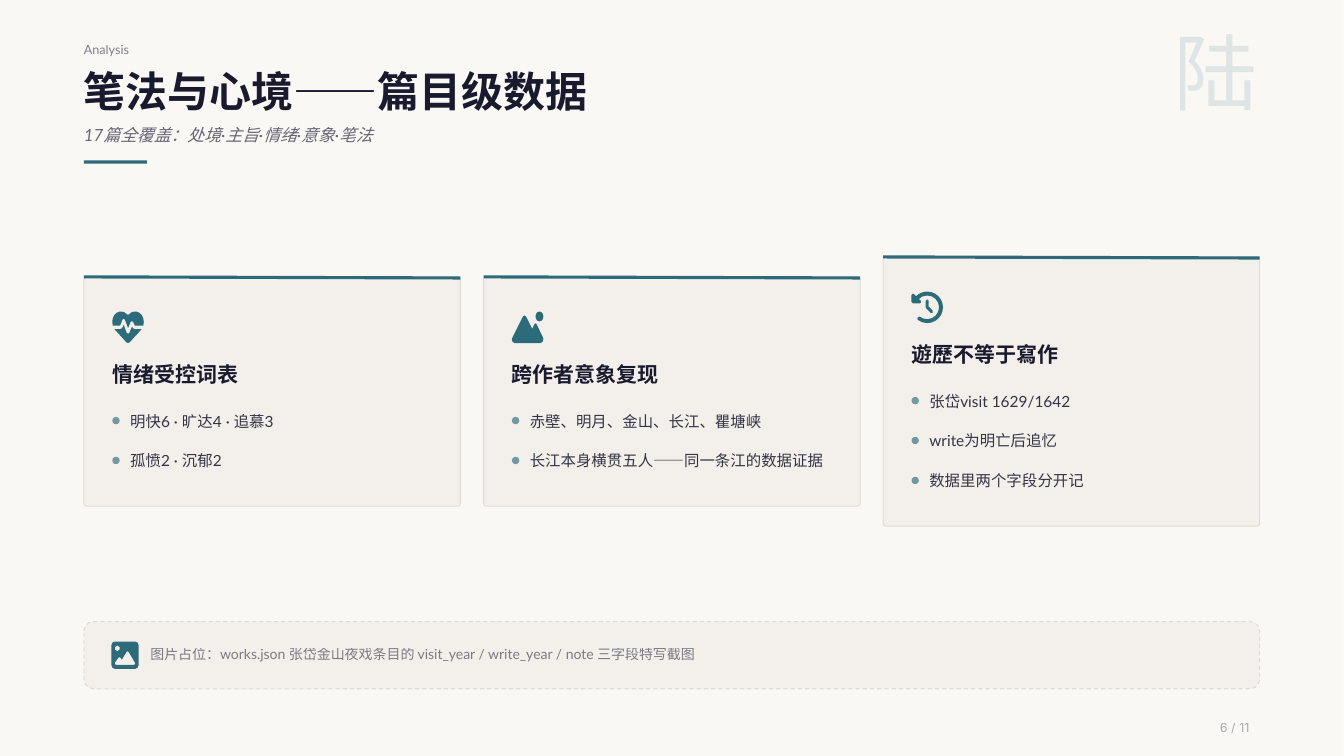
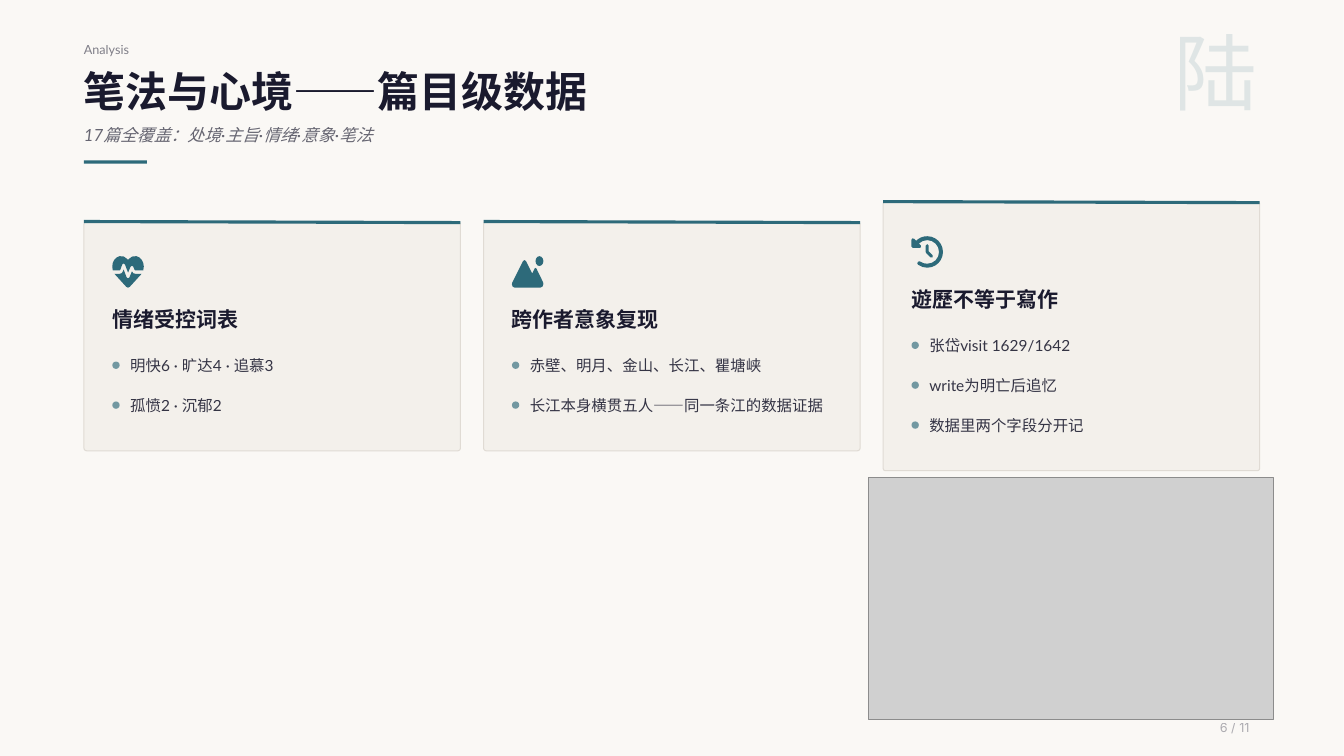
Before and after one commit to puremapping/changjiang-youji, a slide deck: slide 6 of presentation/数据收集汇报_20261103/ppt/一条长江，五个时代.pptx. Drawn at 1344x756 pixels with LibreOffice and Linux fonts; fonts in the diff are those of the drawing; grey boxes stand for pictures. Boxes give left, top, right and bottom in pixels: in the first picture for what was removed or moved away, otherwise in the second. Text is boxed around its words. In the diff, an @@ line names an element or a change of style, - is before the commit and + after.

```diff
--- a/presentation/数据收集汇报_20261103/ppt/一条长江，五个时代.pptx
+++ b/presentation/数据收集汇报_20261103/ppt/一条长江，五个时代.pptx
@@ 10 texts, 7 ellipses, 3 rounded rectangles, 3 lines, 3 freeform shapes: place and size @@
-10 texts, 7 ellipses, 3 rounded rectangles, 3 lines, 3 freeform shapes at [84,257,1260,526]
+10 texts, 7 ellipses, 3 rounded rectangles, 3 lines, 3 freeform shapes at [84,202,1260,471]
@@ picture added at [869,477,1273,720] @@
@@ rounded rectangle removed at [84,622,1259,690] @@
@@ freeform shape removed at [112,641,139,668] @@
@@ text removed at [150,648,695,662] @@
-图片占位：works.json 张岱金山夜戏条目的 visit_year / write_year / note 三字段特写截图
```
Also in this commit, not shown: 7 other slides changed, 1 slide removed.
